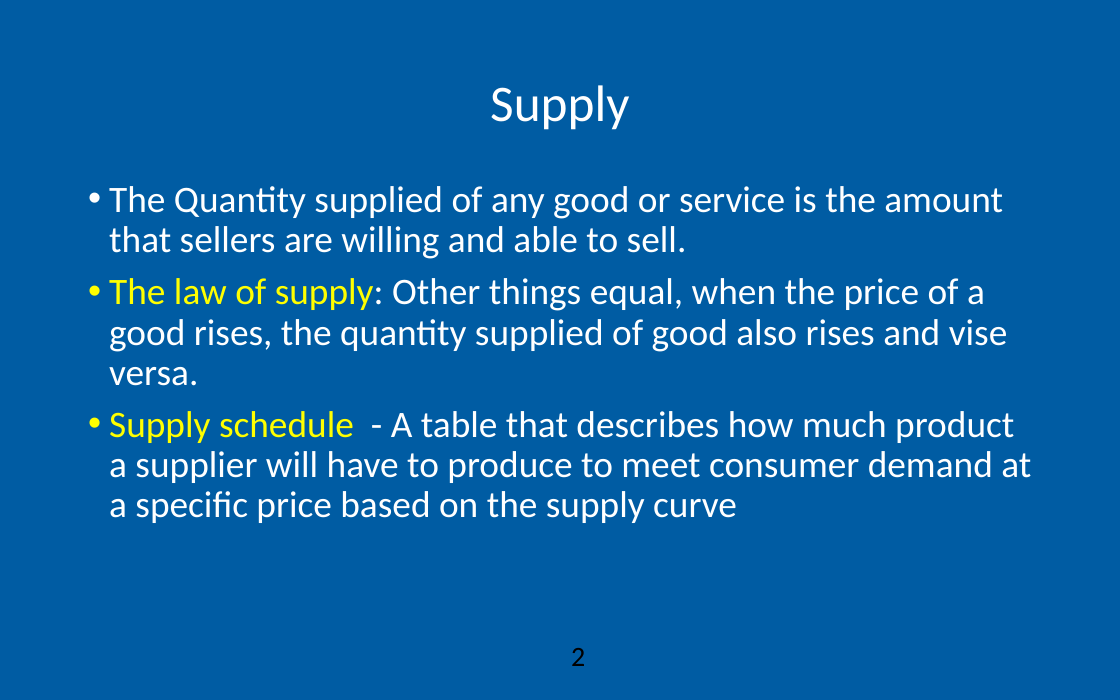
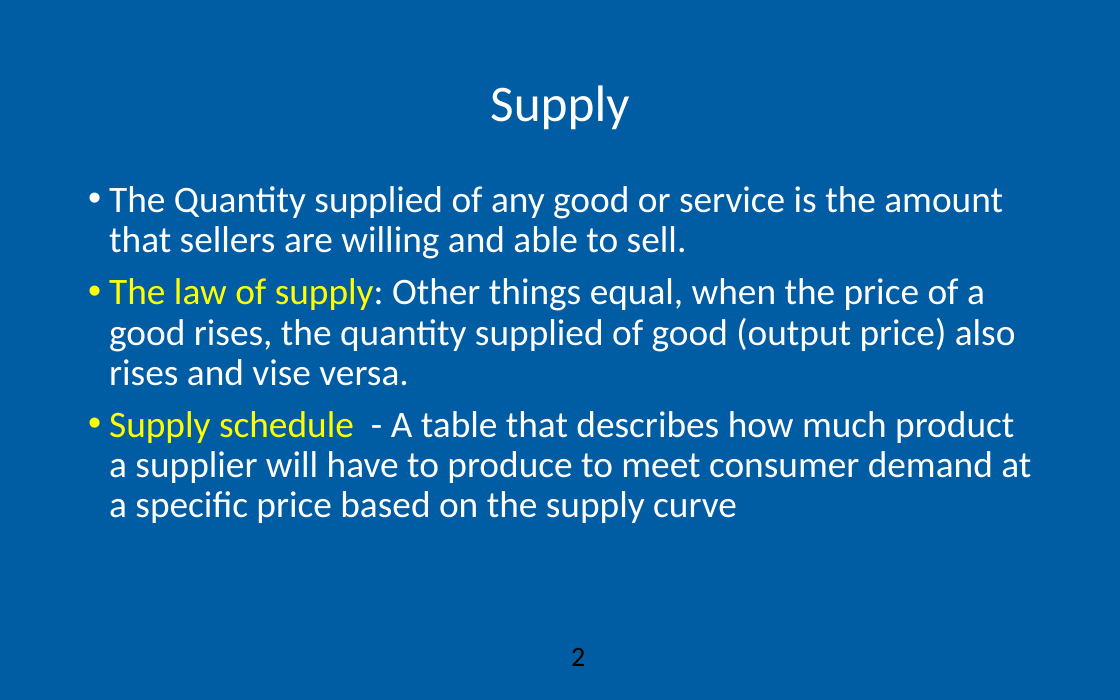
Before and after one commit to AEGDDI/idr305, a slide deck: slide 2 of lectures/L5.pptx. Drawn at 1120x700 pixels with LibreOffice and Linux fonts; fonts in the diff are those of the drawing; background and template pictures are left out. Boxes give left, top, right and bottom in pixels: in the first picture for what was removed or moved away, otherwise in the second. Text is boxed around its words. In the diff, an @@ line names an element or a change of style, - is before the commit and + after.

```diff
--- a/lectures/L5.pptx
+++ b/lectures/L5.pptx
@@ text at [109,278,1016,386]: text changed @@
-• The law of supply: Other things equal, when the price of a good rises, the quantity supplied of good also rises and vise versa.
+• The law of supply: Other things equal, when the price of a good rises, the quantity supplied of good (output price) also rises and vise versa.
```
Also in this commit, not shown: 4 other slides changed, 1 other file.
